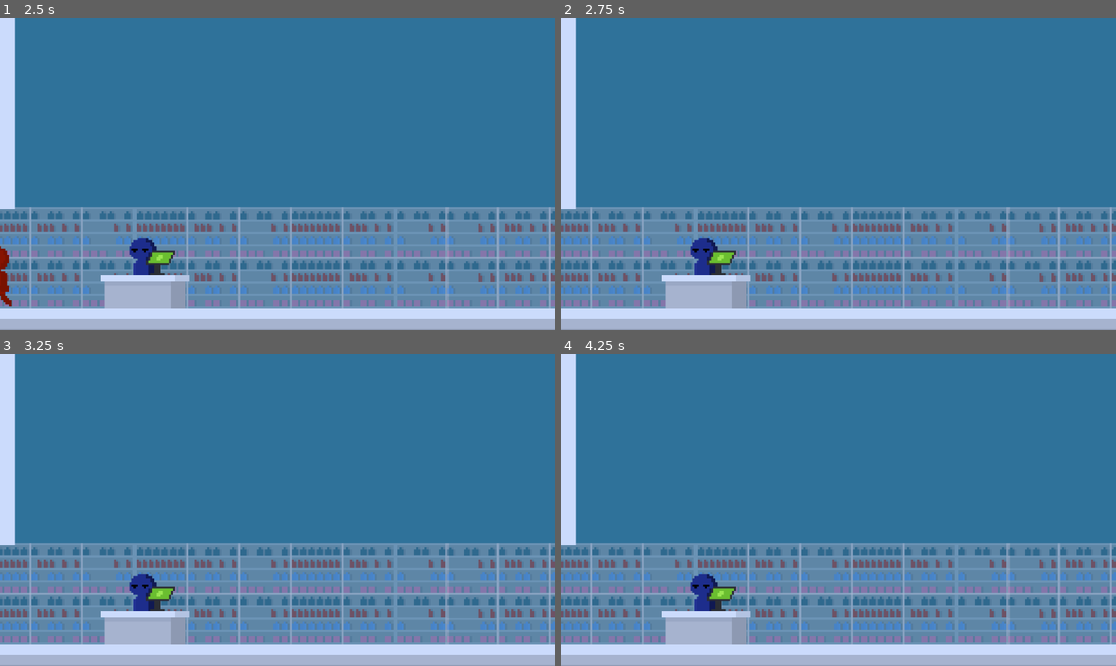
Above: before the commit, frames 1-4 (two rows, left to right).
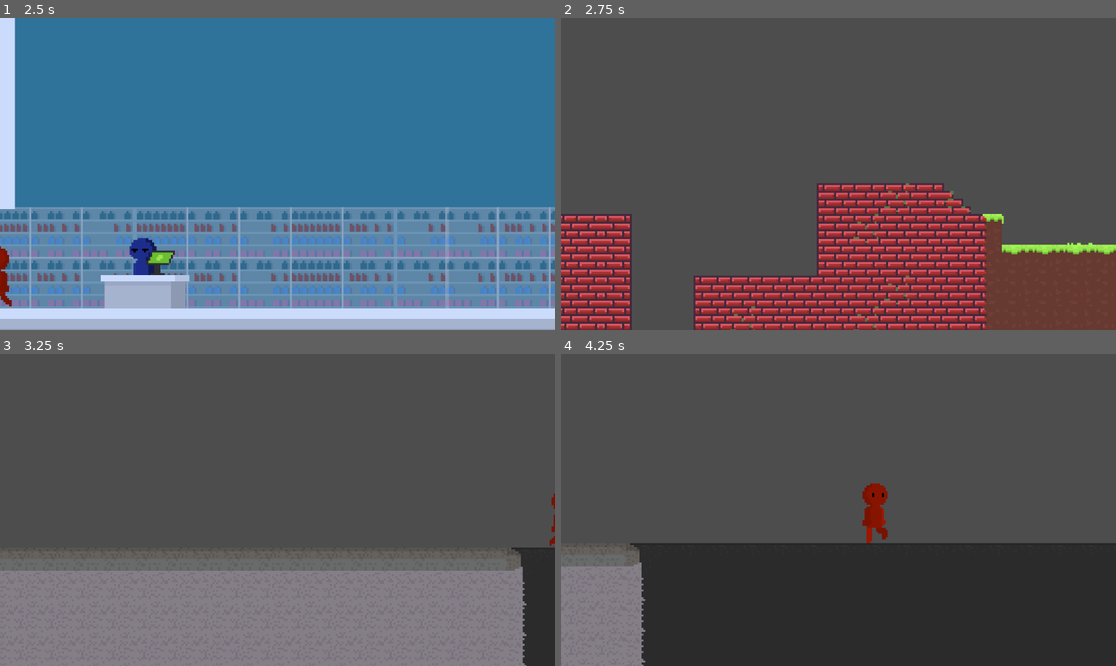
Above: after the commit, the same moments.

Repository: ratmanZorry/GJL-game-parade-game
Game: Godot game, scene res://scenes/grocery_store.tscn
Two runs of this game, one before a commit and one after it. Both use one fixed random seed, a clock stepped at 60 frames per second and the inputs below. This scene is started directly instead of the project's main scene.
Inputs:
- Up to frame 1 (2.5 s): hold Right (right) 0.53-2.03 s; tap Space (dialogue) at 0.6, 1.35, 2.1 s; hold A (left) from 2.03 s (still down)
- Up to frame 2 (2.75 s): keep holding A (left)
- Up to frame 3 (3.25 s): release A (left) at 2.78 s; hold Right (right) from 2.78 s (still down); tap Space (dialogue) at 2.85 s
- Up to frame 4 (4.25 s): keep holding Right (right); tap Space (dialogue) at 3.6 s

Frame 1 is identical in both runs. In frame 2, 100% of the frame differs, in the area x 0-100%, y 0-100%; in frame 3, 99%; in frame 4, 100%.

Commit message:
minor changes

Diff:
--- a/loop-maintainer/scenes/grocery_store.tscn
+++ b/loop-maintainer/scenes/grocery_store.tscn
@@ -107,6 +107,7 @@
 
 [node name="transfer_area" parent="." instance=ExtResource("2_x0xxj")]
 position = Vector2(-224, -25)
+transfer_scene_path = "res://scenes/main.tscn"
 transfer_position = Vector2(2460, 32)
 
 [node name="CollisionShape2D" type="CollisionShape2D" parent="transfer_area"]
@@ -274,6 +275,7 @@
 can_move = false
 
 [node name="dialogue_manager" parent="." instance=ExtResource("7_k6thg")]
+pre_dialogue_wait_time = 0.5
 start_dialogue = Array[ExtResource("9_n8a13")]([SubResource("Resource_y2ovd")])
 
 [node name="CanvasLayer" type="CanvasLayer" parent="."]
--- a/loop-maintainer/scripts/transfer_area.gd
+++ b/loop-maintainer/scripts/transfer_area.gd
@@ -6,9 +6,13 @@
 @export var transfer_position: Vector2
 
 func _on_body_entered(body: Node2D) -> void:
+
 	transfer_scene = load(transfer_scene_path)
 	if not body is CharacterBody2D:
 		return
+
+	if transfer_scene_path == null:
+		print("no scene path was entered")
 
 	if body.is_in_group("player"):
 		GameManager.next_player_spawn_position = transfer_position
